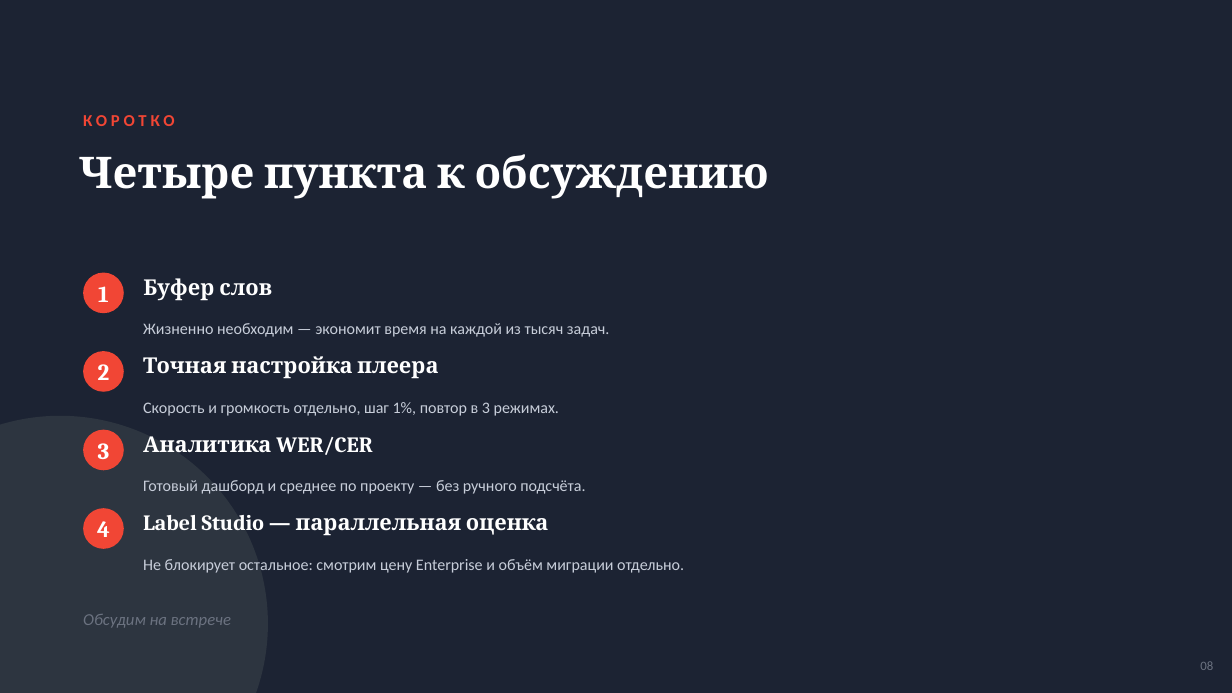
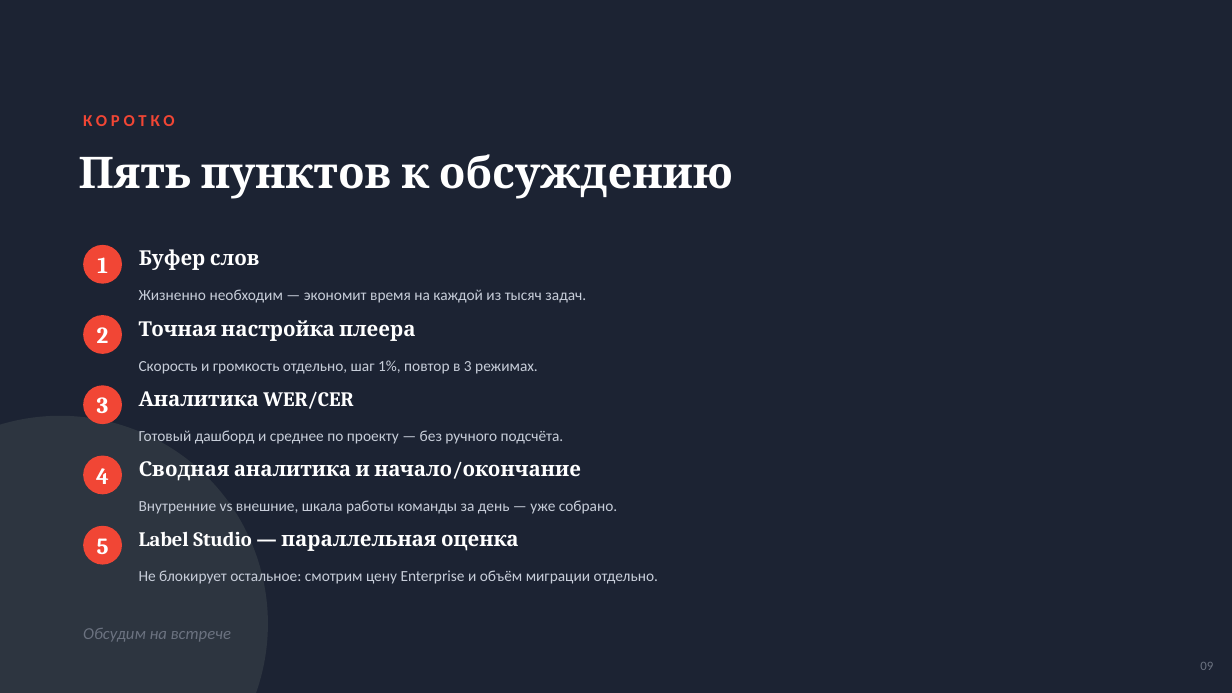
Before and after one commit to DamirKage/STT, a slide deck: slide 9 of presentation/Kaspi-Markup-presentation.pptx (slide 8 before the commit). Drawn at 1232x693 pixels with LibreOffice and Linux fonts; fonts in the diff are those of the drawing. Boxes give left, top, right and bottom in pixels: in the first picture for what was removed or moved away, otherwise in the second. Text is boxed around its words. In the diff, an @@ line names an element or a change of style, - is before the commit and + after.

```diff
--- a/presentation/Kaspi-Markup-presentation.pptx
+++ b/presentation/Kaspi-Markup-presentation.pptx
@@ text at bbox=[79, 154, 733, 199]: text changed @@
-Четыре пункта к обсуждению
+Пять пунктов к обсуждению
@@ text "1": place and size @@
-text "1" at bbox=[98, 286, 109, 302]
+text "1" at bbox=[97, 257, 108, 273]
@@ ellipse: place and size @@
-ellipse at bbox=[83, 273, 124, 313]
+ellipse at bbox=[83, 245, 122, 284]
@@ text "Буфер слов": place and size @@
-text "Буфер слов" at bbox=[143, 278, 272, 301]
+text "Буфер слов" at bbox=[139, 249, 260, 270]
@@ text "Жизненно необходим — экономит время ...": place and size @@
-text "Жизненно необходим — экономит время ..." at bbox=[143, 323, 610, 337]
+text "Жизненно необходим — экономит время ..." at bbox=[139, 289, 586, 303]
@@ text "2": place and size @@
-text "2" at bbox=[98, 364, 110, 380]
+text "2" at bbox=[97, 327, 109, 343]
@@ ellipse: place and size @@
-ellipse at bbox=[83, 351, 124, 392]
+ellipse at bbox=[83, 315, 122, 354]
@@ text "Точная настройка плеера": place and size @@
-text "Точная настройка плеера" at bbox=[143, 356, 438, 379]
+text "Точная настройка плеера" at bbox=[139, 320, 415, 341]
@@ text "Скорость и громкость отдельно, шаг ...": place and size @@
-text "Скорость и громкость отдельно, шаг ..." at bbox=[143, 402, 559, 416]
+text "Скорость и громкость отдельно, шаг ..." at bbox=[139, 360, 538, 374]
@@ text "3": place and size @@
-text "3" at bbox=[98, 443, 110, 459]
+text "3" at bbox=[97, 397, 109, 413]
@@ ellipse: place and size @@
-ellipse at bbox=[83, 430, 124, 470]
+ellipse at bbox=[83, 385, 122, 424]
@@ text "Аналитика WER/CER": place and size @@
-text "Аналитика WER/CER" at bbox=[143, 436, 372, 455]
+text "Аналитика WER/CER" at bbox=[139, 391, 353, 409]
@@ text "Готовый дашборд и среднее по ...": place and size @@
-text "Готовый дашборд и среднее по ..." at bbox=[143, 480, 585, 494]
+text "Готовый дашборд и среднее по ..." at bbox=[139, 430, 564, 444]
@@ text "4": place and size @@
-text "4" at bbox=[97, 521, 110, 537]
+text "4" at bbox=[96, 468, 109, 484]
@@ ellipse: place and size @@
-ellipse at bbox=[83, 508, 124, 549]
+ellipse at bbox=[83, 456, 122, 494]
@@ text added at bbox=[139, 461, 581, 481], 16 pt, text #FFFFFF, bold @@
+Сводная аналитика и начало/окончание
@@ text added at bbox=[139, 500, 617, 514], 12 pt, text #C7CDD9 @@
+Внутренние vs внешние, шкала работы команды за день — уже собрано.
@@ ellipse added at bbox=[83, 526, 122, 565], fill #F14635 @@
@@ text added at bbox=[97, 538, 109, 554], 18 pt, text #FFFFFF, bold @@
+5
@@ size 17 to 16 pt in 4 elements at bbox=[139, 249, 260, 270], bbox=[139, 320, 415, 341], bbox=[139, 391, 353, 409], bbox=[139, 531, 519, 551] @@
@@ text "Label Studio — параллельная оценка": place and size @@
-text "Label Studio — параллельная оценка" at bbox=[143, 515, 549, 536]
+text "Label Studio — параллельная оценка" at bbox=[139, 531, 519, 551]
@@ size 12.5 to 12 pt in 4 elements at bbox=[139, 289, 586, 303], bbox=[139, 360, 538, 374], bbox=[139, 430, 564, 444], bbox=[139, 570, 658, 584] @@
@@ text "Не блокирует остальное: смотрим цену ...": place and size @@
-text "Не блокирует остальное: смотрим цену ..." at bbox=[143, 559, 684, 573]
+text "Не блокирует остальное: смотрим цену ..." at bbox=[139, 570, 658, 584]
@@ text "Обсудим на встрече": place and size @@
-text "Обсудим на встрече" at bbox=[83, 614, 231, 628]
+text "Обсудим на встрече" at bbox=[83, 628, 231, 642]
```
Also in this commit, not shown: 2 other slides changed, 1 slide added.
